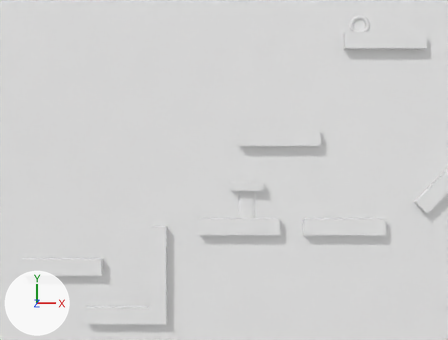
The Blender file scenes/slinky.blend as it was, and as the next commit left it.
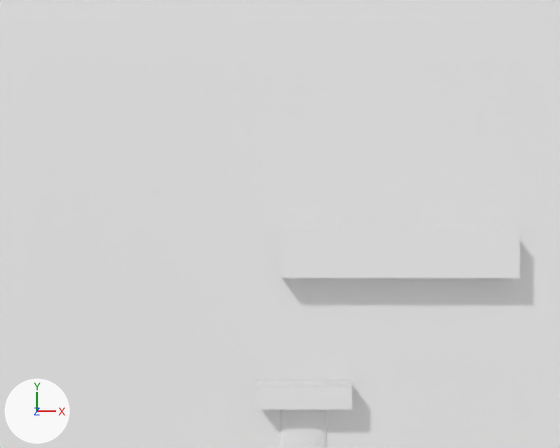
Each version is shown from a 50 mm lens placed at (-4.1, -3.0, 77.6), pointed at (-4.8, -3.0, 11.0), then close up from a 50 mm lens placed at (-2.7, 2.3, 33.5), pointed at (-2.9, 2.3, 11.0). Lighting does not change. The marker at lower left points along +X, +Y and +Z.

The first close-up shows 'Background', 'CP1.Platform', 'Checkpoint1', 'Platform6'.
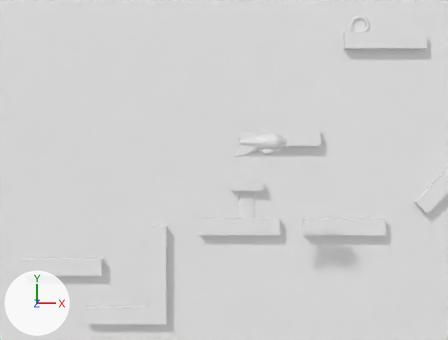
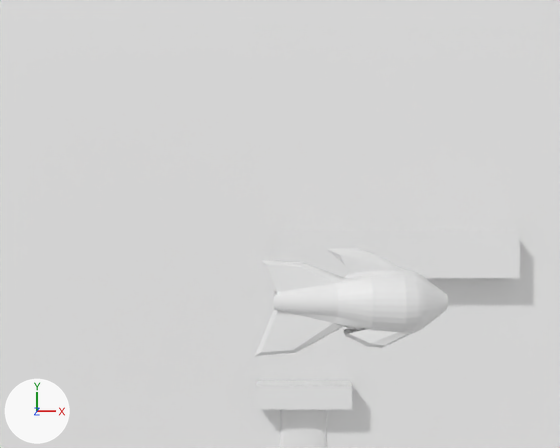
Boxes (x1, y1, x2, y2) around the edits, measured in the close-ups (560 x 448 px):
'Cylinder', added
    after: (255, 248, 448, 356)

Patch to the scene script:
```diff
--- a/scenes/slinky.blend.py
+++ b/scenes/slinky.blend.py
@@ me_cylinder_001 @@
+me_cylinder_001.from_pydata(...)  # 6893 vertices, 6701 faces; spans x -1.58..1.57, y -0.95..0.95, z -3.64..1.91
@@ ob_cylinder @@
+ob_cylinder = bpy.data.objects.new('Cylinder', me_cylinder_001)
+ob_cylinder.location = (0.0, 0.0, 10.96)
+ob_cylinder.rotation_euler = (1.571, 3.142, 1.571)  # degrees (90, 180, 90)
```
